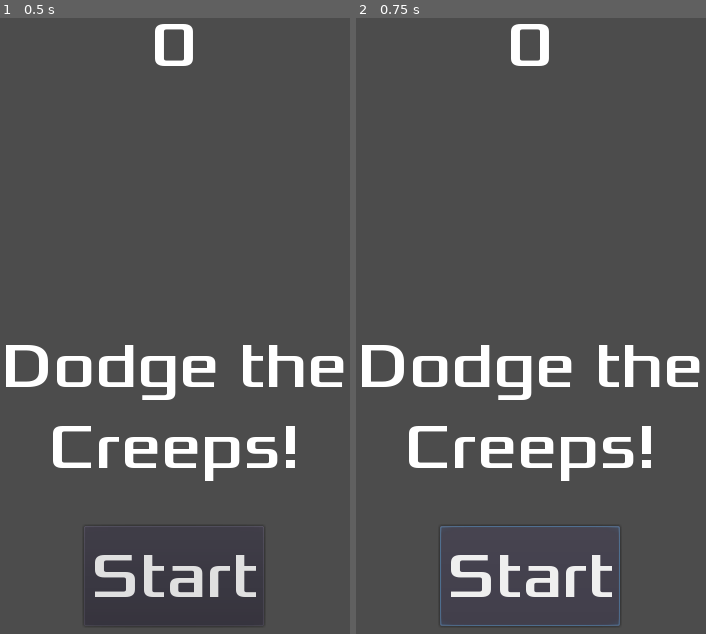
Above: before the commit, frames 1-2 (left to right).
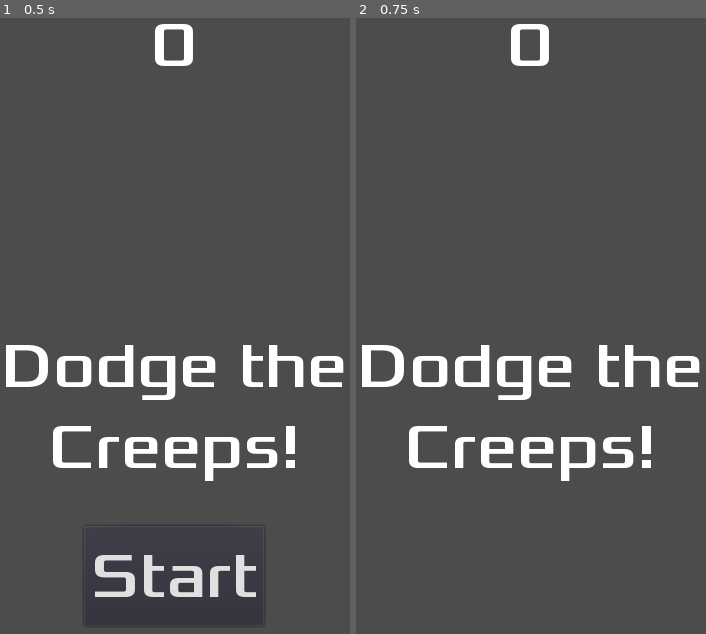
Above: after the commit, the same moments.

Repository: MaeIg/GodotTutorial
Game: Godot game, scene res://scenes/HUD.tscn
The game is run twice, just before and just after one commit, with the same random seed, the same clock (stepped at 60 frames per second) and the same inputs. This scene is started directly instead of the project's main scene.
Inputs:
- Up to frame 1 (0.5 s): no input
- Up to frame 2 (0.75 s): click "Start" at 0.5 s

Frame 1 is identical in both runs. In frame 2, 1.6% of the frame differs, in the area x 24-76%, y 82-99%.

Commit message:
feat(2d): add HUD logic

Diff:
--- /dev/null
+++ b/2d/scenes/HUD.gd
@@ -0,0 +1,42 @@
+extends CanvasLayer
+
+
+signal start_game
+
+
+# Called when the node enters the scene tree for the first time.
+func _ready():
+	pass # Replace with function body.
+
+
+# Called every frame. 'delta' is the elapsed time since the previous frame.
+#func _process(delta):
+#	pass
+
+func _on_StartButton_pressed():
+	$StartButton.hide()
+	emit_signal("start_game")
+
+func _on_MessageTimer_timeout():
+	$Message.hide()
+
+
+func show_message(text):
+	$Message.text = text
+	$Message.show()
+	$MessageTimer.start()
+
+func show_game_over():
+	show_message("Game Over")
+	# Wait until the MessageTimer has counted down.
+	yield($MessageTimer, "timeout")
+
+	$Message.text = "Dodge the\nCreeps!"
+	$Message.show()
+
+	# Make a one-shot timer and wait for it to finish.
+	yield(get_tree().create_timer(1), "timeout")
+	$StartButton.show()
+
+func update_score(score):
+	$ScoreLabel.text = str(score)
--- a/2d/scenes/HUD.tscn
+++ b/2d/scenes/HUD.tscn
@@ -1,12 +1,14 @@
-[gd_scene load_steps=3 format=2]
+[gd_scene load_steps=4 format=2]
 
 [ext_resource path="res://fonts/Xolonium-Regular.ttf" type="DynamicFontData" id=1]
+[ext_resource path="res://scenes/HUD.gd" type="Script" id=2]
 
 [sub_resource type="DynamicFont" id=1]
 size = 64
 font_data = ExtResource( 1 )
 
 [node name="HUD" type="CanvasLayer"]
+script = ExtResource( 2 )
 
 [node name="ScoreLabel" type="Label" parent="."]
 anchor_right = 1.0
@@ -41,3 +43,6 @@
 [node name="MessageTimer" type="Timer" parent="."]
 wait_time = 2.0
 one_shot = true
+
+[connection signal="pressed" from="StartButton" to="." method="_on_StartButton_pressed"]
+[connection signal="timeout" from="MessageTimer" to="." method="_on_MessageTimer_timeout"]
